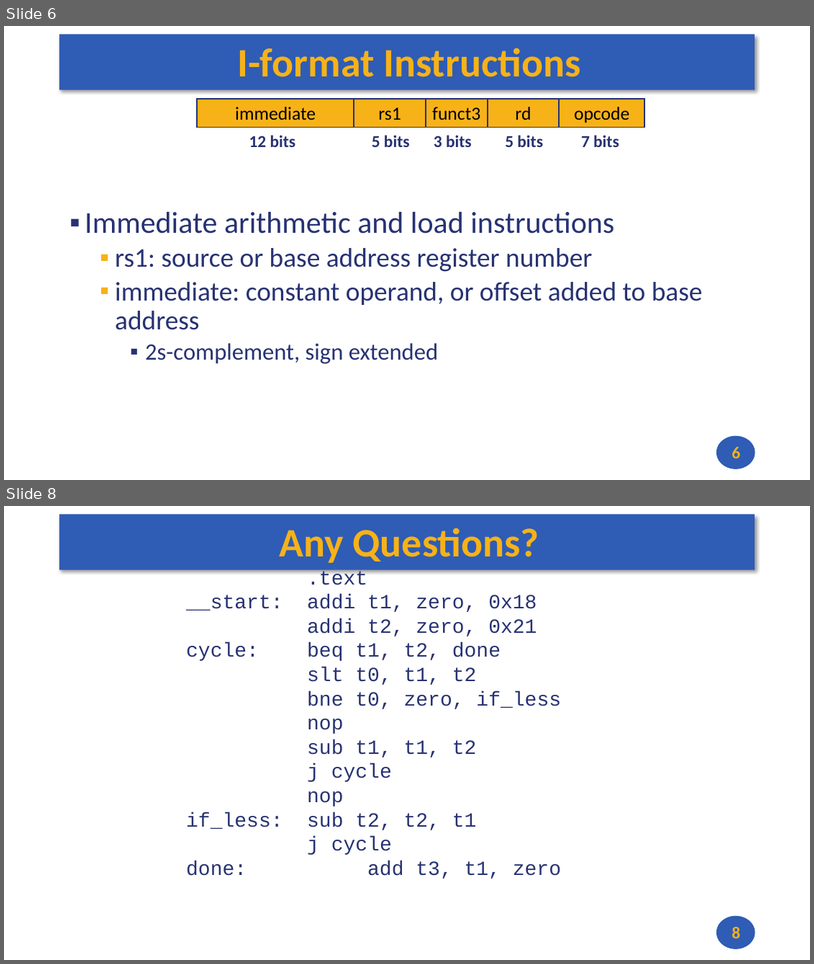
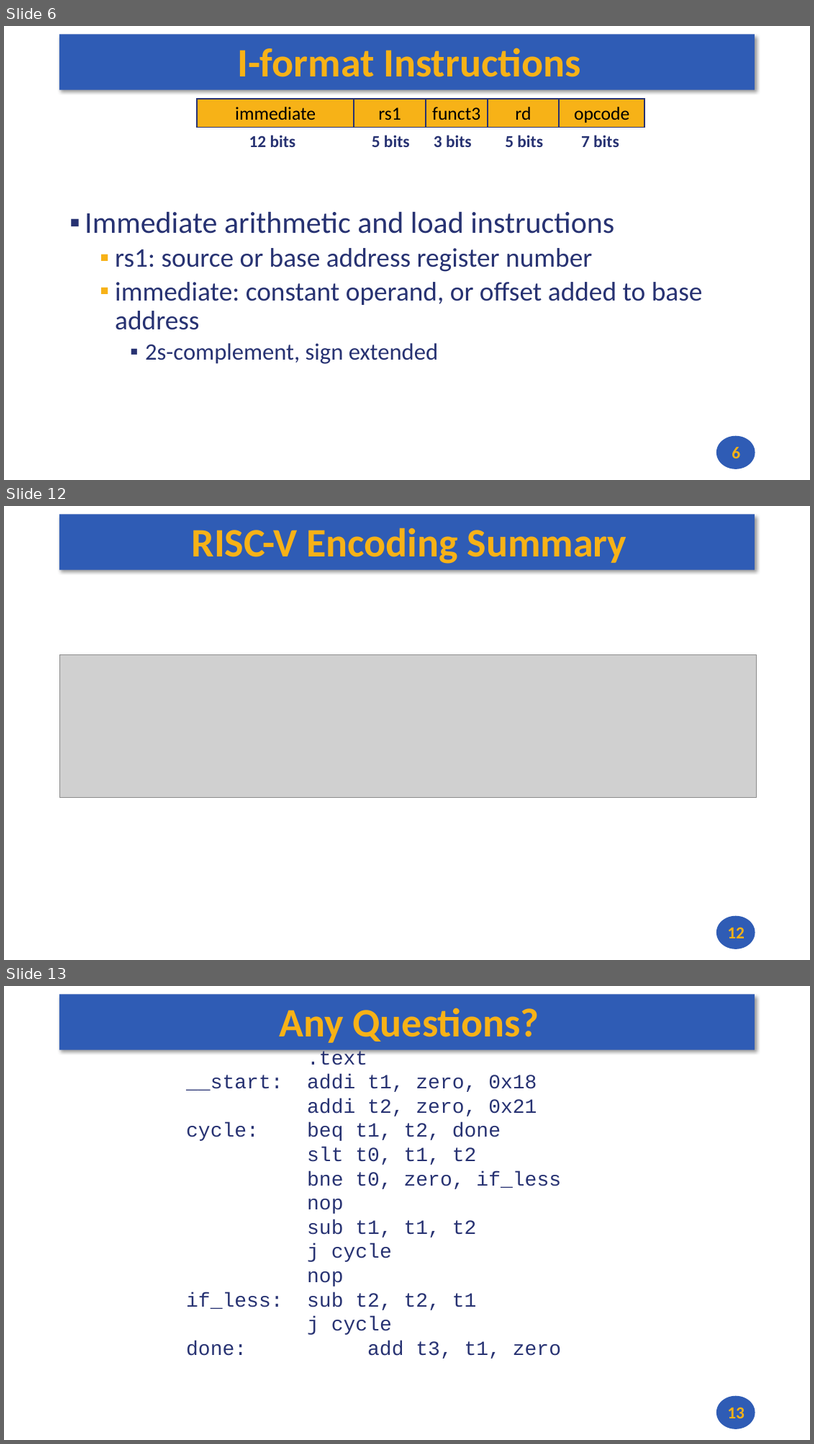
Before and after one commit to andrewt0301/hse-acos-course, a slide deck: docs/part1ca/04_Instructions/CA_Lecture_04.pptx. Shown one above the other, each under a label of ours: slides 6 and 8 before the commit, slides 6, 12 and 13 after it; the slides between them are not shown. The pictures are 814x964 and 814x1444 pixels, drawn with LibreOffice and Linux fonts; fonts in the diff are those of the drawing; grey boxes stand for pictures. Boxes give left, top, right and bottom in pixels: in the first picture for what was removed or moved away, otherwise in the second. Text is boxed around its words. In the diff, an @@ line names an element or a change of style, - is before the commit and + after.

```diff
--- a/docs/part1ca/04_Instructions/CA_Lecture_04.pptx
+++ b/docs/part1ca/04_Instructions/CA_Lecture_04.pptx
@@ slide 12 added at <box>4,506,810,960</box>, background #FFFFFF; not listed: 2 template elements that a slide beside it also shows @@
@@ title added at <box>192,528,628,564</box>, 48 pt, text #F7B217, bold @@
+RISC-V Encoding Summary
@@ picture added at <box>59,655,756,797</box> @@
@@ page number added at <box>728,926,745,938</box>, 20 pt, text #F7B217, bold @@
+12
@@ what was slide 8 is now slide 13 @@
@@ page number at <box>728,1406,745,1418</box>: text changed @@
-8
+13
```
Also in this commit, not shown: 1 slide changed, 4 other slides added.
